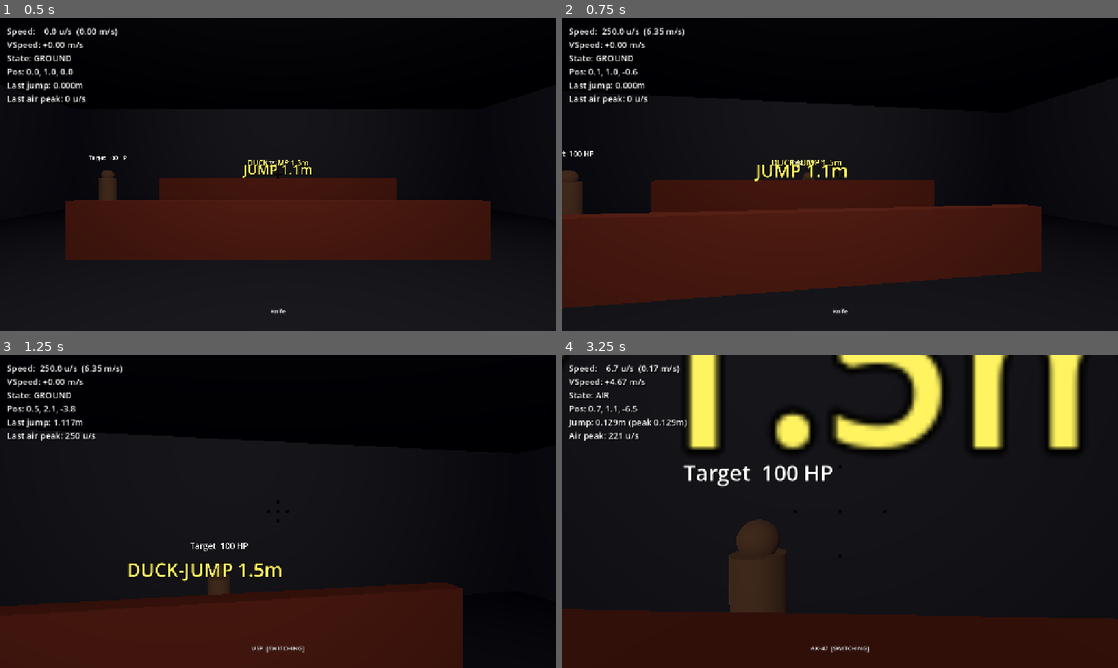
Above: before the commit, frames 1-4 (two rows, left to right).
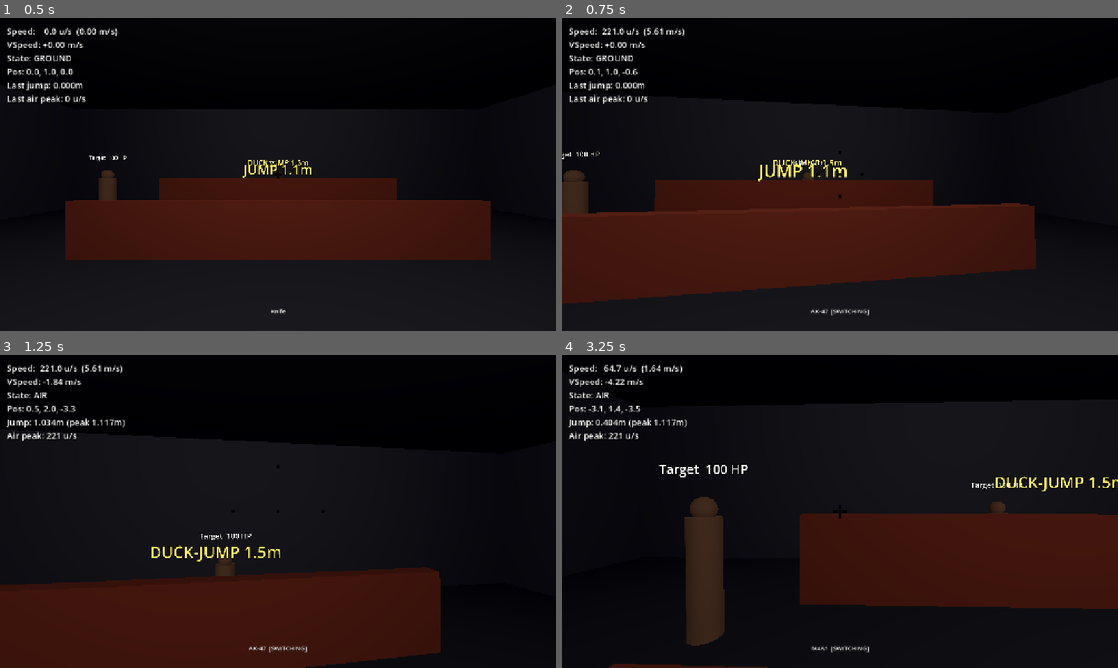
Above: after the commit, the same moments.

Repository: gotospaceplace/angels_and_demons
Game: Godot game, scene res://shared/scenes/play_test.tscn
Two runs of this game, one before a commit and one after it. Both use one fixed random seed, a clock stepped at 60 frames per second and the inputs below. This scene is started directly instead of the project's main scene.
Inputs (mouse positions are in pixels of both pictures, inside the frame that each line leads up to):
- Up to frame 1 (0.5 s): no input
- Up to frame 2 (0.75 s): tap Enter at 0.5 s; move the mouse to (867, 174) at 0.52 s; hold W (move_forward) from 0.53 s (still down); hold 1 (weapon_1) from 0.53 s (still down)
- Up to frame 3 (1.25 s): keep holding W (move_forward); keep holding 1 (weapon_1); tap Space (jump) at 0.77 s; tap 2 (weapon_2) at 0.8 s
- Up to frame 4 (3.25 s): keep holding W (move_forward); move the mouse to (812, 511) at 1.27 s; release 1 (weapon_1) at 1.28 s; tap 2 (weapon_2) at 1.35, 3.05 s; tap Space (jump) at 1.52, 3.02 s; tap 3 (weapon_3) at 1.55 s; move the mouse to (851, 505) at 2.02 s; hold 3 (weapon_3) 2.03-2.78 s; tap 1 (weapon_1) at 2.3 s; move the mouse to (834, 517) at 2.77 s; tap Ctrl (duck) at 2.85 s

Frame 1 is identical in both runs. In frame 2, 2.4% of the frame differs, in the area x 0-87%, y 3-96%; in frame 3, 8.0%; in frame 4, 49%, in the area x 0-100%, y 0-100%.

Commit message:
Swap weapon keys: 1=rifle, 2=pistol, 3=knife
Co-Authored-By: Claude Opus 4.6 <noreply@anthropic.com>

Diff:
--- a/shared/scripts/weapon_system.gd
+++ b/shared/scripts/weapon_system.gd
@@ -70,11 +70,11 @@
 	if event.is_action_pressed("reload"):
 		_start_reload()
 	if event.is_action_pressed("weapon_1"):
-		_switch_to_slot(0)
+		_switch_to_slot(2)  # primary (AK/M4/AWP)
 	if event.is_action_pressed("weapon_2"):
-		_switch_to_slot(1)
+		_switch_to_slot(1)  # pistol (USP)
 	if event.is_action_pressed("weapon_3"):
-		_switch_to_slot(2)
+		_switch_to_slot(0)  # knife
 
 
 func _physics_process(delta: float) -> void:
